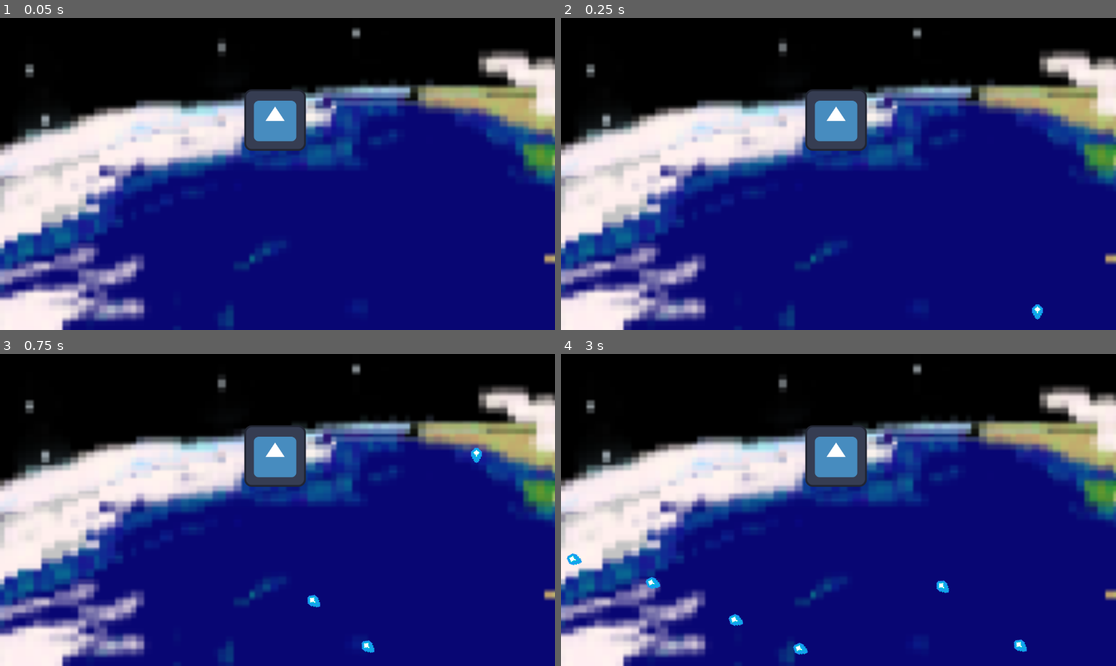
Above: before the commit, frames 1-4 (two rows, left to right).
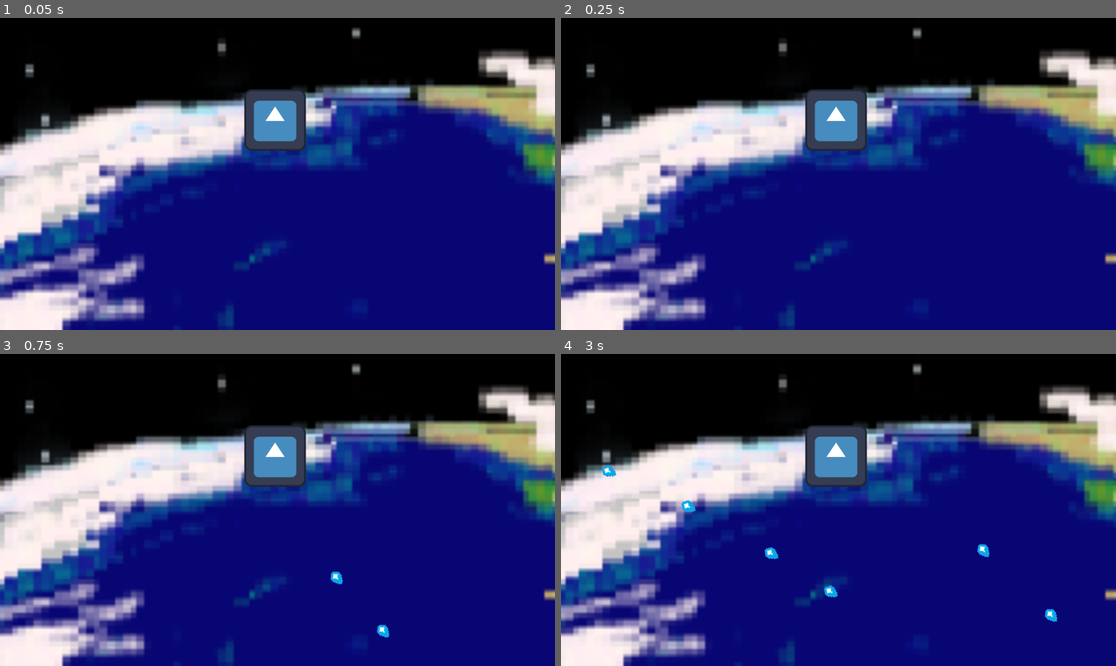
Above: after the commit, the same moments.

Repository: justCallMeJeg/ChaosWingNemesis
Game: Godot game, scene res://src/scenes/Test.tscn
Same seed, same stepped clock (60 frames per second), same inputs: the game is played once before the commit and once after it. This scene is started directly instead of the project's main scene. The engine's default icon, where the game draws it, is replaced by a stand-in: a white triangle on a blue panel in a dark square.
Inputs (mouse positions are in pixels of both pictures, inside the frame that each line leads up to):
- Up to frame 1 (0.05 s): no input
- Up to frame 2 (0.25 s): no input
- Up to frame 3 (0.75 s): move the mouse to (399, 494) at 0.52 s; hold D (right) from 0.53 s (still down)
- Up to frame 4 (3 s): move the mouse to (727, 525) at 1.27 s; release D (right) at 1.28 s; hold S (down) 1.28-2.03 s; move the mouse to (894, 441) at 2.02 s; hold D (right) 2.03-2.78 s; move the mouse to (810, 572) at 2.77 s; hold W (up) from 2.78 s (still down)

Frame 1 is identical in both runs. In frame 2, less than 0.1% of the frame differs, in the area x 84-87%, y 91-97%; in frame 3, 0.4%; in frame 4, 0.9%, in the area x 1-90%, y 35-97%.

Commit message:
Fixed Aiming problem

Diff:
--- a/project.godot
+++ b/project.godot
@@ -51,6 +51,11 @@
 , Object(InputEventKey,"resource_local_to_scene":false,"resource_name":"","device":0,"window_id":0,"alt_pressed":false,"shift_pressed":false,"ctrl_pressed":false,"meta_pressed":false,"pressed":false,"keycode":0,"physical_keycode":4194322,"key_label":0,"unicode":0,"echo":false,"script":null)
 ]
 }
+attack={
+"deadzone": 0.5,
+"events": [Object(InputEventMouseButton,"resource_local_to_scene":false,"resource_name":"","device":-1,"window_id":0,"alt_pressed":false,"shift_pressed":false,"ctrl_pressed":false,"meta_pressed":false,"button_mask":0,"position":Vector2(0, 0),"global_position":Vector2(0, 0),"factor":1.0,"button_index":1,"canceled":false,"pressed":false,"double_click":false,"script":null)
+]
+}
 
 [layer_names]
 
--- /dev/null
+++ b/src/scenes/Player/player.tscn
@@ -0,0 +1,49 @@
+[gd_scene load_steps=4 format=3 uid="uid://dxb3yr0tvtatu"]
+
+[ext_resource type="Texture2D" uid="uid://diy6xmjxh1mdp" path="res://src/sprites/Ships/GUARDIAN-removebg-preview.png" id="1_uy32s"]
+
+[sub_resource type="GDScript" id="GDScript_8vupb"]
+script/source = "extends CharacterBody2D
+
+
+@export var SPEED = 300.0
+@onready var raycast = $RayCast2D
+
+func _ready():
+	pass
+
+func _physics_process(delta):
+	var move_vector = Vector2()
+	if Input.is_action_just_pressed(\"up\"):
+		move_vector.y -= 1
+	if Input.is_action_just_pressed(\"down\"):
+		move_vector.y += 1
+	if Input.is_action_just_pressed(\"left\"):
+		move_vector.x -= 1
+	if Input.is_action_just_pressed(\"right\"):
+		move_vector.x += 1
+	move_vector = move_vector.normalized()
+	move_and_collide(move_vector * SPEED * delta)
+
+	var look_vector = get_global_mouse_position() - global_position
+	global_rotation = atan2(look_vector.y,look_vector.x)
+"
+
+[sub_resource type="CapsuleShape2D" id="CapsuleShape2D_j3u0j"]
+radius = 63.0
+height = 338.0
+
+[node name="Player" type="Node2D"]
+
+[node name="Player" type="CharacterBody2D" parent="."]
+motion_mode = 1
+script = SubResource("GDScript_8vupb")
+
+[node name="RayCast2D" type="RayCast2D" parent="Player"]
+target_position = Vector2(0, 2000)
+
+[node name="Sprite2D" type="Sprite2D" parent="Player"]
+texture = ExtResource("1_uy32s")
+
+[node name="CollisionShape2D" type="CollisionShape2D" parent="Player"]
+shape = SubResource("CapsuleShape2D_j3u0j")
--- a/src/scenes/Test.tscn
+++ b/src/scenes/Test.tscn
@@ -104,6 +104,7 @@
 
 [node name="Player" type="CharacterBody2D" parent="."]
 position = Vector2(989, 797)
+rotation = 1.5708
 collision_layer = 3
 collision_mask = 3
 motion_mode = 1
--- a/src/scripts/PlayerMovement.gd
+++ b/src/scripts/PlayerMovement.gd
@@ -22,14 +22,12 @@
 func getInput():
 	var input_direction = Input.get_vector("left", "right", "up", "down")
 	velocity = input_direction * speed
+	#rotation
+	var look_vector = (get_global_mouse_position() - global_position).normalized()
 
+	global_rotation = (atan2(look_vector.y, look_vector.x))+0.5 * PI
 
 
 func _physics_process(_delta):
 	getInput()
 	move_and_slide()
-
-	#rotation
-	var look_vector = get_global_mouse_position() - global_position
-
-	global_rotation = atan2(look_vector.y, look_vector.x) -30
